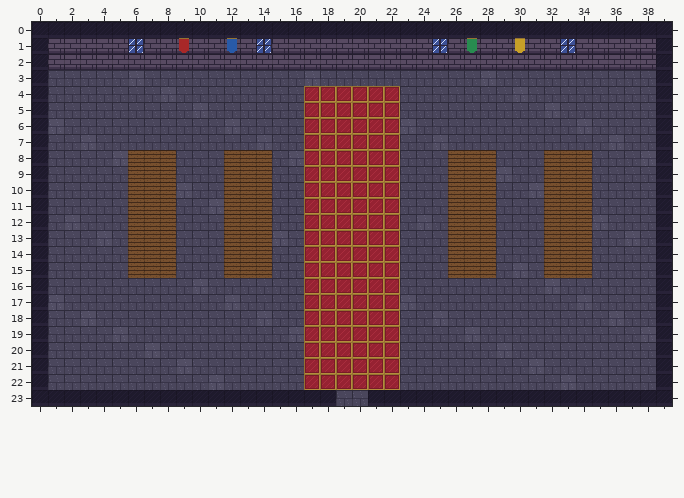
Tiled map (JSON), stored at public/assets/maps/grande-salao.tmj. That is the earlier state.
Cells are 16x16 px. Shown: x 0..39, y 0..23.
New version:
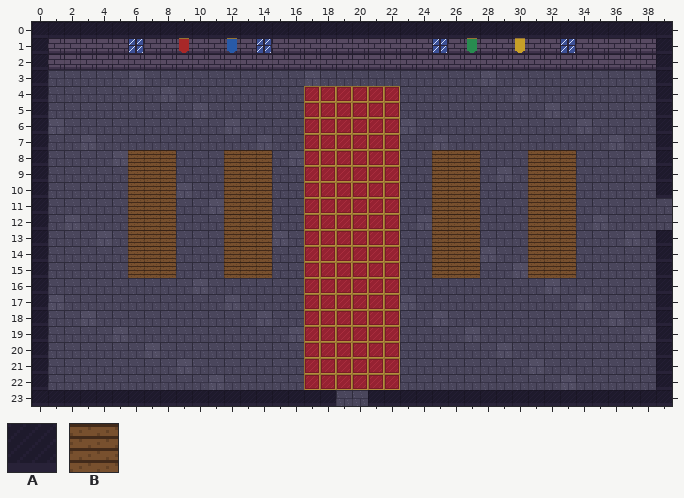
Key: from "castelo": A 3, B 5.
_ is an empty cell, . an unchanged one.
What changed:
--- layer "paredes"
@@ x 25..39 @@
- 8 _..B.._..B.....
- 9 _..B.._..B.....
-10 _..B.._..B.....
-11 _..B.._..B....A
-12 _..B.._..B....A
-13 _..B.._..B.....
-14 _..B.._..B.....
-15 _..B.._..B.....
+ 8 B.._..B.._.....
+ 9 B.._..B.._.....
+10 B.._..B.._.....
+11 B.._..B.._...._
+12 B.._..B.._...._
+13 B.._..B.._.....
+14 B.._..B.._.....
+15 B.._..B.._.....
